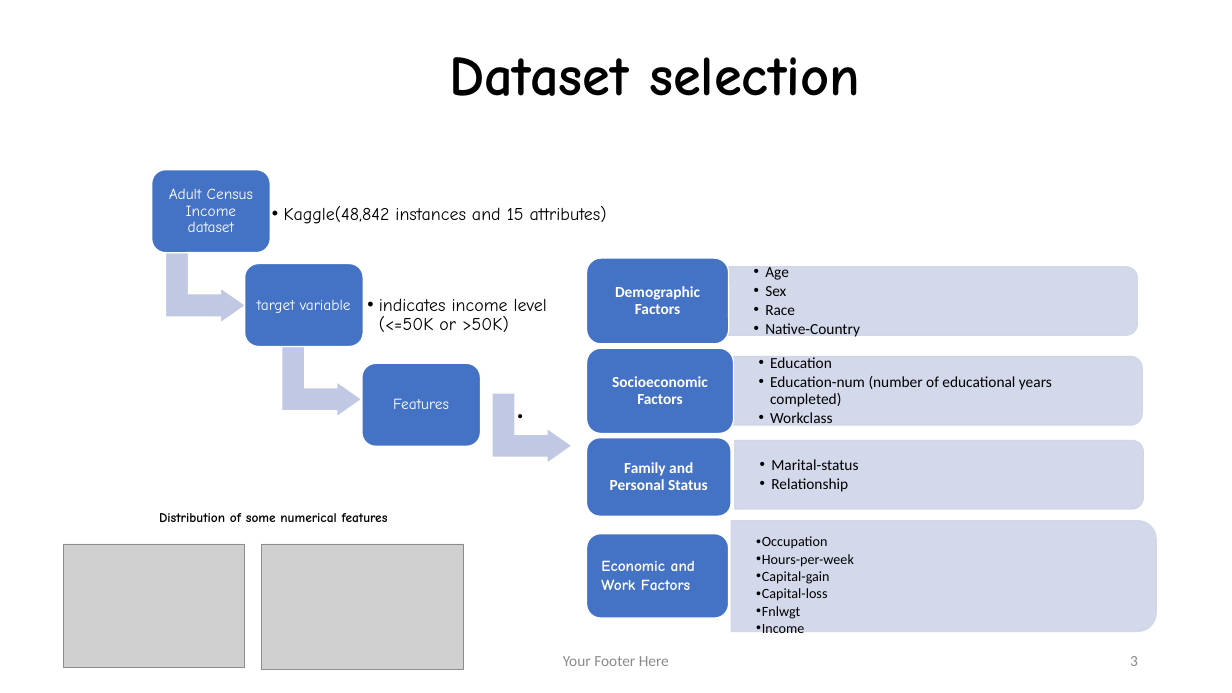
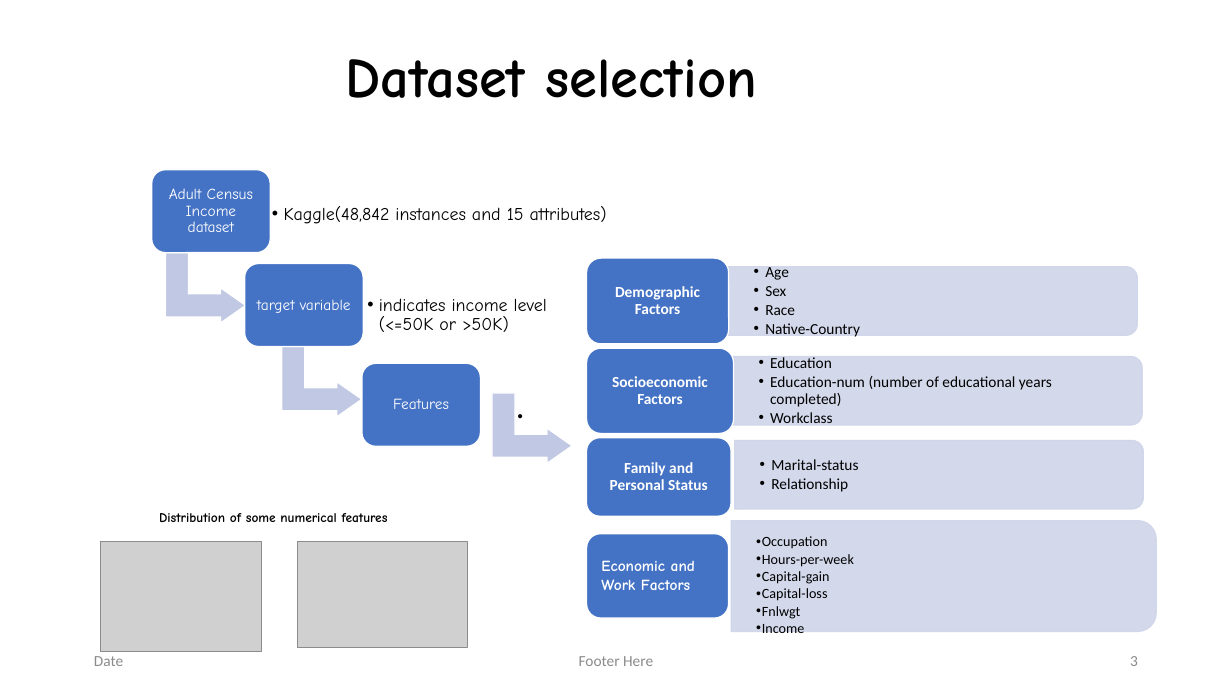
Before and after one commit to dinaomidvartehrani/Adult-Census-Income-Analysis, a slide deck: slide 3 of Presentation.pptx. Drawn at 1232x693 pixels with LibreOffice and Linux fonts; fonts in the diff are those of the drawing; grey boxes stand for pictures; background and template pictures are left out. Boxes give left, top, right and bottom in pixels: in the first picture for what was removed or moved away, otherwise in the second. Text is boxed around its words. In the diff, an @@ line names an element or a change of style, - is before the commit and + after.

```diff
--- a/Presentation.pptx
+++ b/Presentation.pptx
@@ title "Dataset selection": place and size @@
-title "Dataset selection" at (449, 57, 860, 96)
+title "Dataset selection" at (346, 59, 757, 98)
@@ title "Dataset selection" at (346, 59, 757, 98): alignment right to left @@
@@ picture: place and size @@
-picture at (64, 544, 244, 668)
+picture at (101, 542, 261, 652)
@@ picture: place and size @@
-picture at (262, 544, 464, 670)
+picture at (298, 542, 467, 647)
@@ text at (579, 656, 653, 666): text changed @@
-Your Footer Here
+Footer Here
```
Also in this commit, not shown: 5 other slides changed, 1 slide added.
